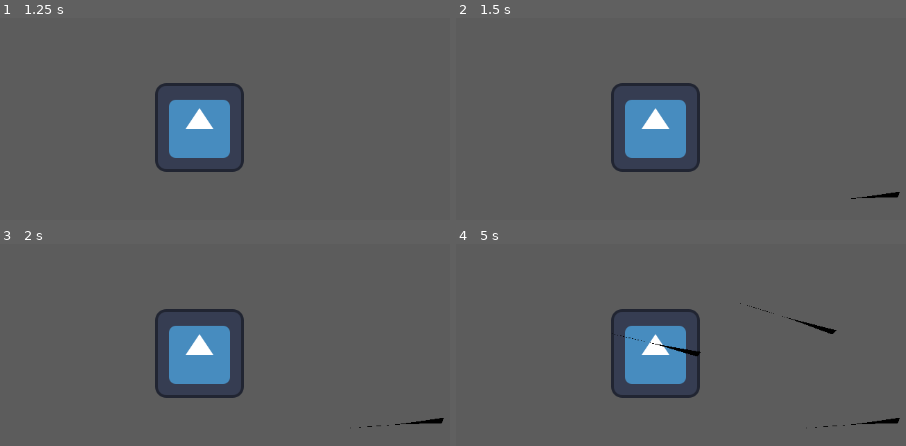
Above: before the commit, frames 1-4 (two rows, left to right).
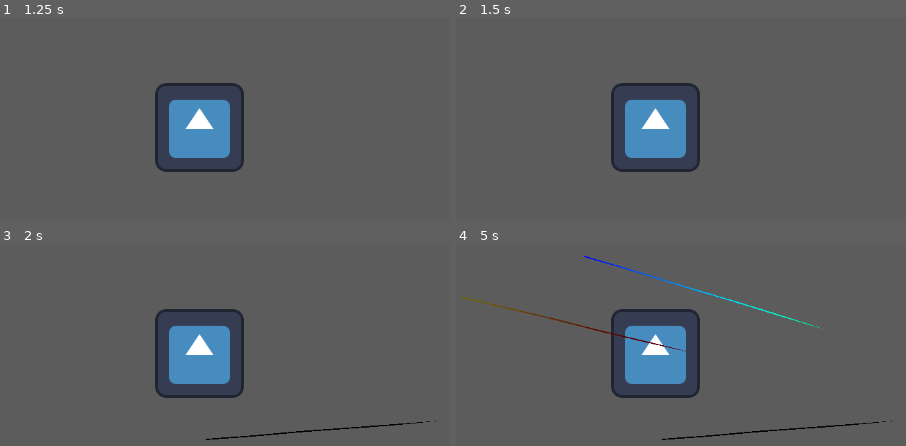
Above: after the commit, the same moments.

Repository: celyk/godot-ipad-demos
Game: Godot game, scene res://main.tscn
Two runs of this game, one before a commit and one after it. Both use one fixed random seed, a clock stepped at 60 frames per second and the inputs below. The engine's default icon, where the game draws it, is replaced by a stand-in: a white triangle on a blue panel in a dark square.
Inputs (mouse positions are in pixels of both pictures, inside the frame that each line leads up to):
- Up to frame 1 (1.25 s): tap Enter at 0.5 s; move the mouse to (157, 217) at 0.52 s; click (157, 217) at 0.67 s
- Up to frame 2 (1.5 s): tap Space at 1.25 s; drag from (897, 195) to (613, 217) at 1.27 s
- Up to frame 3 (2 s): no input
- Up to frame 4 (5 s): move the mouse to (outside the picture) at 2.02 s; click (outside the picture) at 2.17 s; tap Enter at 2.75, 4.25 s; drag from (694, 353) to (outside the picture) at 2.77 s; tap Space at 3.5 s; move the mouse to (outside the picture) at 3.52 s; click (outside the picture) at 3.67 s; drag from (829, 330) to (outside the picture) at 4.27 s

Frame 1 is identical in both runs. In frame 2, 0.2% of the frame differs, in the area x 87-99%, y 86-90%; in frame 3, 0.5%; in frame 4, 1.6%, in the area x 1-99%, y 5-98%.

Commit message:
Add colors

Diff:
--- a/apple_pencil/assets/canvas/Stroke.gd
+++ b/apple_pencil/assets/canvas/Stroke.gd
@@ -11,6 +11,7 @@
 func begin():
 	# Add the stroke renderer to the SceneTree so that it can process. Might change later
 	add_child(stroke_renderer)
+	stroke_renderer.begin()
 
 func add_point(position:Vector2, color:=Color.BLACK, width:=4.0):
 	# Let the previous position be the current position at the beginning
@@ -21,6 +22,9 @@
 		prev_position = bezier_spline.back()[3]
 
 	add_bezier(prev_position, prev_position, Vector3(position.x, position.y, width), Vector3(position.x, position.y, width))
+
+	if bezier_spline_color.size() == 0:
+		bezier_spline_color += [color]
 	bezier_spline_color += [color]
 
 	# Smooth out the spline so that it passes through each point
@@ -28,9 +32,10 @@
 
 	# Add the latest piece to the stroke renderer
 	render_b(bezier_spline.size()-2)
+	stroke_renderer.add_color(bezier_spline_color[bezier_spline_color.size()-2], color)
 
 	# Give the renderer a chance to update given the new information
-	stroke_renderer.refresh()
+	#stroke_renderer.refresh()
 
 func add_bezier(start:Vector3, control_1:Vector3, control_2:Vector3, end:Vector3):
 	bezier_spline.append([start, control_1, control_2, end])
@@ -42,6 +47,7 @@
 	var control_2 : Vector3 = (bezier_spline[i][2])
 	var end : Vector3 = (bezier_spline[i][3])
 	stroke_renderer.add_bezier(start, control_1, control_2, end)
+	#stroke_renderer.add_color()
 
 func end():
 	#smooth()
@@ -49,7 +55,8 @@
 	#for i in range(bezier_spline.size()-1,bezier_spline.size()):
 	#	render_b(i)
 
-	stroke_renderer.refresh()
+	stroke_renderer.end()
+	#stroke_renderer.refresh()
 
 func smooth():
 	for i in range(1, bezier_spline.size()):
--- a/apple_pencil/assets/canvas/StrokeRenderer.gd
+++ b/apple_pencil/assets/canvas/StrokeRenderer.gd
@@ -1,13 +1,23 @@
 class_name PencilStrokeRenderer extends MeshInstance2D
+# Array of beziers describing a 3D curve. xy is position, z is radius
+var bezier_spline : Array[Array] = []
 
-var bezier_spline : Array[Array] = []
-var colors : Array[Color] = []
+# Array of colors associated with the end points of each bezier segment
+var bezier_spline_color : Array[Color] = []
 
-# Todo - apply the hueristic to optimizae the stroke rendering
+var mesh_arrays : Array = []
+
+# Todo - apply the heuristic to optimizae the stroke rendering
 var heuristic : Callable
 
 func _init() -> void:
 	mesh = ArrayMesh.new()
+
+	mesh_arrays.resize(ArrayMesh.ARRAY_MAX)
+	mesh_arrays[ArrayMesh.ARRAY_VERTEX] = PackedVector3Array()
+	#mesh_arrays[Array Mesh.ARRAY_TANGENT] = PackedFloat32Array()
+	#mesh_arrays[ArrayMesh.ARRAY_TEX_UV] = PackedVector2Array()
+	mesh_arrays[ArrayMesh.ARRAY_COLOR] = PackedColorArray()
 
 	#material_override = CanvasItemMaterial.new()
 
@@ -19,20 +29,30 @@
 
 
 func begin():
-	pass
+	#mesh_arrays = add_circle(mesh_arrays, bezier_spline.front()[0], 10.0, Color.RED)
+
+	print(mesh_arrays)
 
 func add_bezier(start:Vector3, control_1:Vector3, control_2:Vector3, end:Vector3):
 	bezier_spline.append([start, control_1, control_2, end])
+func add_color(start:Color, end:Color):
+	bezier_spline_color.append(start)
+	bezier_spline_color.append(end)
 
 func end():
+	#mesh_arrays = add_circle(mesh_arrays, bezier_spline.front()[0], bezier_spline.front()[0].z, bezier_spline_color.front())
+	mesh_arrays = add_circle(mesh_arrays, bezier_spline.back()[3], bezier_spline.back()[3].z, bezier_spline_color.back())
+
 	refresh()
+
+	print(mesh_arrays)
 
 func _Vector2(p:Vector3) -> Vector2: return Vector2(p.x,p.y)
 
 # Called every frame. 'delta' is the elapsed time since the previous frame.
 func refresh():
 	for i in range(0,bezier_spline.size()):
-		var arrays = []
+		var arrays := []
 
 
 		if mesh.get_surface_count() > 0:
@@ -58,14 +78,14 @@
 		var prev_sub_normal = _Vector2(control_1 - start) * 3
 		prev_sub_normal = prev_sub_normal.normalized().rotated(90)
 		prev_sub_normal = Vector3(prev_sub_normal.x,prev_sub_normal.y,0)
+		var prev_sub_color = bezier_spline_color[i*2+0]
+		#prev_sub_color = Color.WHITE
 
-		const subdivisions := 5
+		const subdivisions := 10
 		for j in range(1, subdivisions+1):
 			var t : float = j / float(subdivisions)
 
-
 			var sub_point := start.bezier_interpolate(control_1, control_2, end, t)
-			#sub_point.z = (start.lerp(end,t)).z
 			var sub_tangent := start.bezier_derivative(control_1, control_2, end, t)
 
 			var sub_normal = _Vector2(sub_tangent)
@@ -73,21 +93,30 @@
 			sub_normal = Vector3(sub_normal.x,sub_normal.y,0)
 			#sub_normal = Vector2(100,0)
 
+			var start_color : Color = bezier_spline_color[i*2 + 0]
+			var end_color : Color = bezier_spline_color[i*2 + 1]
+
+			var sub_color : Color = start_color.lerp(end_color, t)
+
 			#arrays[ArrayMesh.ARRAY_VERTEX] += []
 			arrays = add_quad(arrays,
 					[prev_sub_point + prev_sub_normal * prev_sub_point.z,
 					prev_sub_point - prev_sub_normal * prev_sub_point.z,
 					sub_point - sub_normal * sub_point.z,
 					sub_point + sub_normal * sub_point.z],
-					[Color.BLACK,Color.BLACK,Color.BLACK,Color.BLACK])
+					[prev_sub_color, prev_sub_color, sub_color, sub_color])
 
 			#print(arrays)
 
 			prev_sub_point = sub_point
 			prev_sub_normal = sub_normal
+			prev_sub_color = sub_color
 
 		mesh.clear_surfaces()
 		mesh.add_surface_from_arrays(Mesh.PRIMITIVE_TRIANGLES, arrays)
+
+		if mesh_arrays[ArrayMesh.ARRAY_VERTEX]:
+			mesh.add_surface_from_arrays(Mesh.PRIMITIVE_TRIANGLES, mesh_arrays)
 
 
 func add_quad(arrays:Array, quad_vertices:Array, quad_colors:Array):
@@ -108,3 +137,16 @@
 	arrays[ArrayMesh.ARRAY_COLOR] += PackedColorArray([quad_colors[3]])
 
 	return arrays
+
+func add_circle(arrays:Array, p:Vector3, radius:float, color:Color, steps:=16):
+	var prev_v := radius * Vector3(cos(0), sin(0), 0)
+	for i in range(1,steps):
+		var t : float = TAU * float(i) / float(steps-1)
+		var v := radius * Vector3(cos(t), sin(t), 0)
+
+		arrays[ArrayMesh.ARRAY_VERTEX] += PackedVector3Array([p, p + prev_v, p + v])
+		arrays[ArrayMesh.ARRAY_COLOR] += PackedColorArray([color, color, color])
+
+		prev_v = v
+
+	return arrays
--- a/apple_pencil/assets/canvas/canvas.gd
+++ b/apple_pencil/assets/canvas/canvas.gd
@@ -22,19 +22,26 @@
 			else:
 				pass
 
+var color : Color = Color.WHITE
+func _process(delta: float) -> void:
+	var time := Time.get_ticks_msec() / 1000.0
+	color = Color.from_hsv(fposmod(time,1.0), 1.0, sin(time)*0.5+0.5)
+
 func create_stroke(event: InputEvent):
 	preview_stroke = PencilStroke.new()
 
 	preview_stroke.begin()
-	preview_stroke.add_point(_screen_to_local(event.position))
+	preview_stroke.add_point(_screen_to_local(event.position), color, 0.0)
 
 	get_parent().add_child(preview_stroke)
 
 func update_stroke(event: InputEventScreenDrag):
-	var width : float = event.pressure * 30.0
+	var width : float = event.pressure
+	width = lerp(0.05,1.0,width)
+	width *= 20.0
 	width *= 1.0 / (get_parent().global_transform as Transform2D)[0].length()
 
-	preview_stroke.add_point(_screen_to_local(event.position), Color.BLUE_VIOLET, width)
+	preview_stroke.add_point(_screen_to_local(event.position), color, width)
 
 func submit_stroke(event: InputEvent):
 	preview_stroke.end()
--- a/apple_pencil/project.godot
+++ b/apple_pencil/project.godot
@@ -28,15 +28,20 @@
 [xogot]
 
 project/editorState=[{
-"column": 0,
-"line": 68,
+"column": 48,
+"line": 80,
 "path": "res://assets/canvas/StrokeRenderer.gd",
 "type": "file"
 }, {
-"column": 1,
+"column": 0,
 "current": true,
-"line": 50,
+"line": 19,
 "path": "res://assets/canvas/Stroke.gd",
+"type": "file"
+}, {
+"column": 65,
+"line": 27,
+"path": "res://assets/canvas/canvas.gd",
 "type": "file"
 }]
 project/breakpoints={
